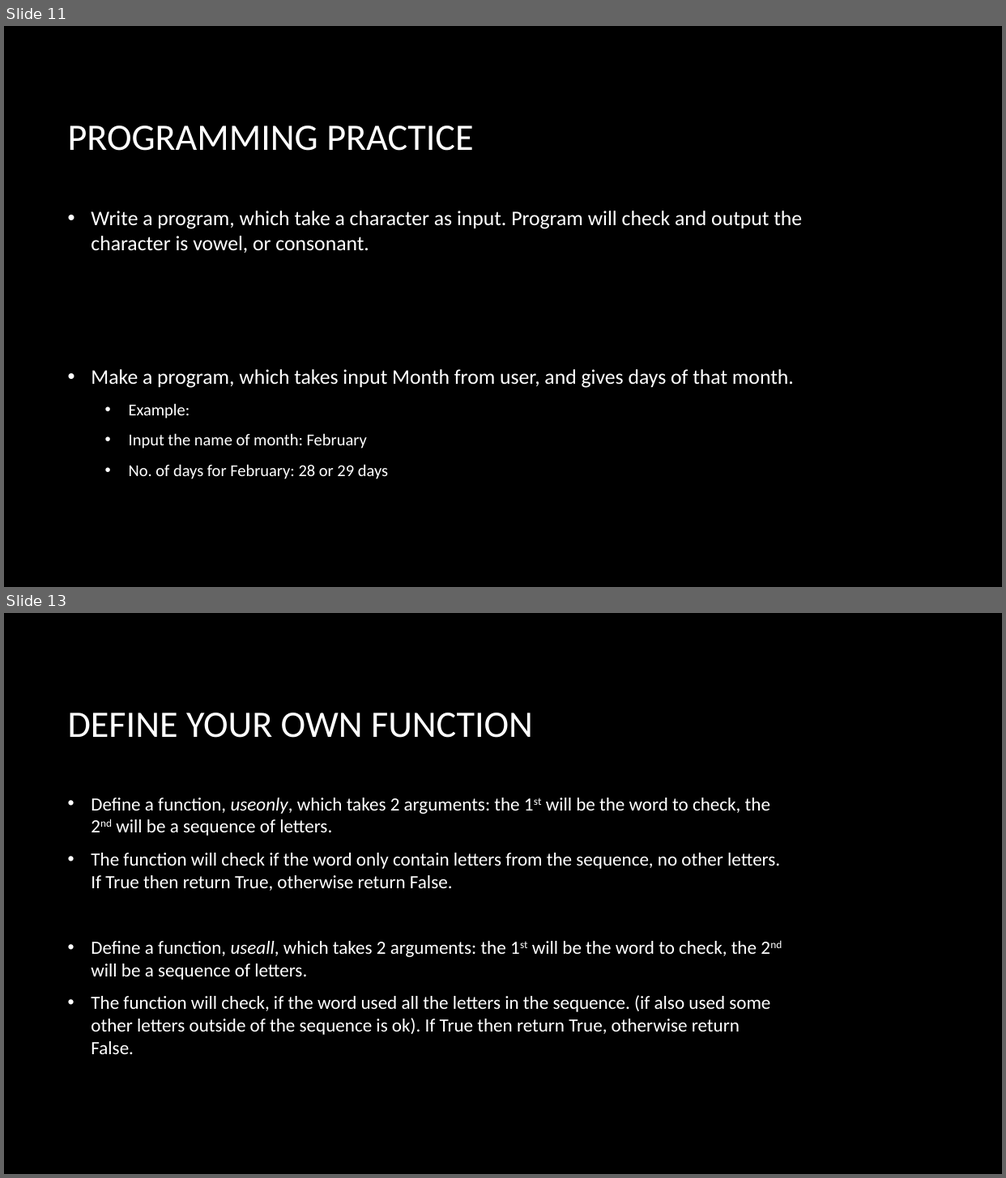
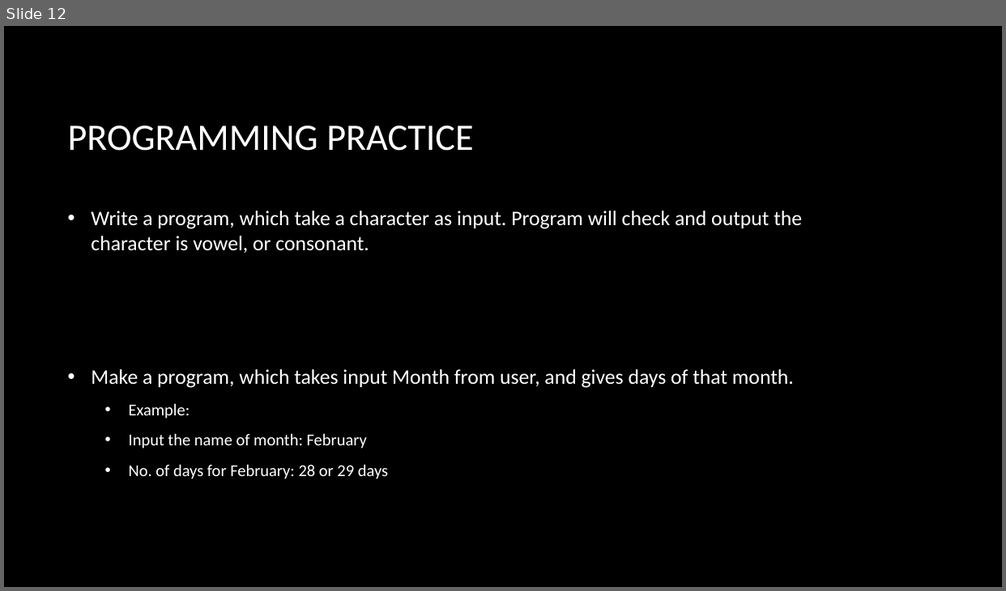
Before and after one commit to bon-netizen/Python-Class-Beginner, a slide deck: Py B - unit 2p.pptx. Shown one above the other, each under a label of ours: slides 11 and 13 before the commit, slide 12 after it; the slides between them are not shown. The pictures are 1006x1178 and 1006x591 pixels, drawn with LibreOffice and Linux fonts; fonts in the diff are those of the drawing; background and template pictures are left out. Boxes give left, top, right and bottom in pixels: in the first picture for what was removed or moved away, otherwise in the second. Text is boxed around its words. In the diff, an @@ line names an element or a change of style, - is before the commit and + after.

```diff
--- a/Py B - unit 2p.pptx
+++ b/Py B - unit 2p.pptx
@@ slide 13 removed at (4, 613, 1002, 1174), background picture (left out) @@
@@ title removed at (68, 713, 533, 738) @@
-DEFINE YOUR OWN FUNCTION
@@ text removed at (91, 798, 780, 1054) @@
-• Define a function, useonly, which takes 2 arguments: the 1st will be the word to check, the 2nd will be a sequence of letters.
-• The function will check if the word only contain letters from the sequence, no other letters. If True then return True, otherwise return False.
-• Define a function, useall, which takes 2 arguments: the 1st will be the word to check, the 2nd will be a sequence of letters.
-• The function will check, if the word used all the letters in the sequence. (if also used some other letters outside of the sequence is ok). If True then return True, otherwise return False.
@@ what was slide 11 is now slide 12 @@
```
Also in this commit, not shown: 1 slide added, 2 other slides removed, 14 other files.
